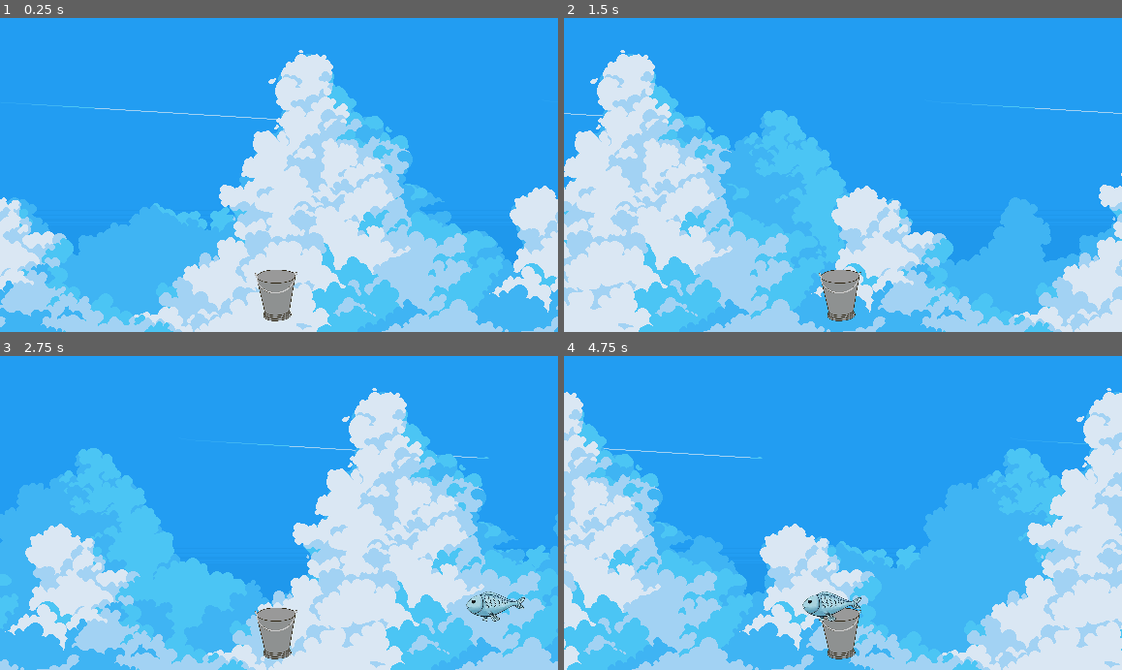
Above: before the commit, frames 1-4 (two rows, left to right).
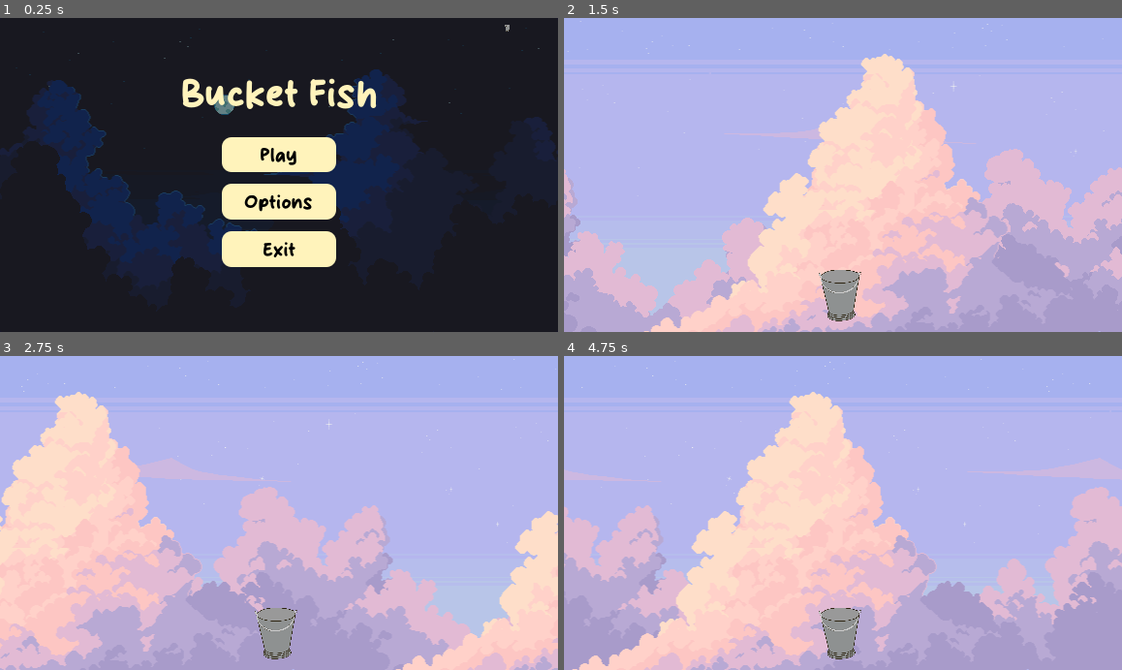
Above: after the commit, the same moments.

Repository: MustafaBioS/Bucket-Fish
Game: Godot game, scene res://Scenes/menu.tscn
Same seed, same stepped clock (60 frames per second), same inputs: the game is played once before the commit and once after it. Before the commit the project starts from res://Scenes/world.tscn.
Inputs (mouse positions are in pixels of both pictures, inside the frame that each line leads up to):
- Up to frame 1 (0.25 s): no input
- Up to frame 2 (1.5 s): click (843, 200) at 0.5 s, where only the run after the commit has a clickable "Options"; click (843, 156) at 1.25 s, where only the run after the commit has a clickable "Play"
- Up to frame 3 (2.75 s): tap Enter at 2 s; hold Right from 2.03 s (still down); tap A (a) at 2.1 s; tap Up at 2.27 s; tap D (d) at 2.3 s
- Up to frame 4 (4.75 s): tap D (d) at 2.85, 3.8, 4.35 s; tap Up at 3.02, 4.52 s; tap A (a) at 3.05, 3.6, 4.55 s; release Right at 3.53 s; hold Left 3.53-4.28 s; hold Right from 4.28 s (still down)

The runs differ from the first frame. In frame 1, 100% of the frame differs, in the area x 0-100%, y 0-100%; in frame 2, 98%; in frame 3, 98%; in frame 4, 99%.

Commit message:
ADD - Main Menu and Bucket Particles

Diff:
--- a/Scenes/menu.tscn
+++ b/Scenes/menu.tscn
@@ -1,4 +1,52 @@
-[gd_scene format=3 uid="uid://bcfjtb3wj5yvv"]
+[gd_scene load_steps=16 format=3 uid="uid://bcfjtb3wj5yvv"]
+
+[ext_resource type="Script" uid="uid://ddrfj654ua0nj" path="res://Scripts/menu.gd" id="1_wbdvm"]
+[ext_resource type="Script" uid="uid://bu46let2b103a" path="res://Scripts/parallax.gd" id="1_wwsa2"]
+[ext_resource type="Texture2D" uid="uid://c84kosmbb1b2n" path="res://Assets/free-sky-with-clouds-background-pixel-art-set/Clouds/Clouds 3/1.png" id="2_wwsa2"]
+[ext_resource type="Texture2D" uid="uid://b7ilfwtg16cop" path="res://Assets/free-sky-with-clouds-background-pixel-art-set/Clouds/Clouds 3/2.png" id="3_jsrd8"]
+[ext_resource type="Texture2D" uid="uid://bkv6aov24k1no" path="res://Assets/free-sky-with-clouds-background-pixel-art-set/Clouds/Clouds 3/3.png" id="4_wbdvm"]
+[ext_resource type="Texture2D" uid="uid://cr3u2gjf6aajp" path="res://Assets/free-sky-with-clouds-background-pixel-art-set/Clouds/Clouds 3/4.png" id="5_q3rjx"]
+[ext_resource type="FontFile" uid="uid://b83xwi28j7vqi" path="res://Assets/Fonts/Almond Milky.otf" id="6_jsrd8"]
+[ext_resource type="Texture2D" uid="uid://cqxfskpgdmomn" path="res://Assets/2d-bucket-cartoon-free-png.webp" id="8_q3rjx"]
+
+[sub_resource type="StyleBoxFlat" id="StyleBoxFlat_jsrd8"]
+bg_color = Color(1, 0.9529412, 0.73333335, 1)
+corner_radius_top_left = 10
+corner_radius_top_right = 10
+corner_radius_bottom_right = 10
+corner_radius_bottom_left = 10
+
+[sub_resource type="StyleBoxFlat" id="StyleBoxFlat_q3rjx"]
+bg_color = Color(0.99999994, 0.8915559, 0.39249247, 1)
+corner_radius_top_left = 10
+corner_radius_top_right = 10
+corner_radius_bottom_right = 10
+corner_radius_bottom_left = 10
+
+[sub_resource type="StyleBoxFlat" id="StyleBoxFlat_wbdvm"]
+bg_color = Color(1, 0.9347987, 0.6335725, 1)
+corner_radius_top_left = 10
+corner_radius_top_right = 10
+corner_radius_bottom_right = 10
+corner_radius_bottom_left = 10
+
+[sub_resource type="StyleBoxEmpty" id="StyleBoxEmpty_jsrd8"]
+
+[sub_resource type="Curve" id="Curve_q3rjx"]
+_data = [Vector2(0.3333333, 0.39325845), 0.0, 0.0, 0, 0, Vector2(0.95454544, 0.68539333), 0.0, 0.0, 0, 0]
+point_count = 2
+
+[sub_resource type="CurveTexture" id="CurveTexture_6swd7"]
+curve = SubResource("Curve_q3rjx")
+
+[sub_resource type="ParticleProcessMaterial" id="ParticleProcessMaterial_wbdvm"]
+particle_flag_disable_z = true
+emission_shape = 3
+emission_box_extents = Vector3(576, 10, 1)
+gravity = Vector3(0, 90, 0)
+scale_min = 0.02
+scale_max = 0.02
+scale_curve = SubResource("CurveTexture_6swd7")
 
 [node name="Menu" type="Control"]
 layout_mode = 3
@@ -7,3 +55,135 @@
 anchor_bottom = 1.0
 grow_horizontal = 2
 grow_vertical = 2
+script = ExtResource("1_wbdvm")
+
+[node name="ParallaxBackground" type="ParallaxBackground" parent="."]
+script = ExtResource("1_wwsa2")
+
+[node name="ParallaxLayer" type="ParallaxLayer" parent="ParallaxBackground"]
+motion_scale = Vector2(0.5, 0.5)
+motion_mirroring = Vector2(576, 0)
+
+[node name="Sprite2D" type="Sprite2D" parent="ParallaxBackground/ParallaxLayer"]
+texture = ExtResource("2_wwsa2")
+centered = false
+
+[node name="ParallaxLayer2" type="ParallaxLayer" parent="ParallaxBackground"]
+motion_mirroring = Vector2(576, 0)
+
+[node name="Sprite2D" type="Sprite2D" parent="ParallaxBackground/ParallaxLayer2"]
+texture = ExtResource("3_jsrd8")
+centered = false
+
+[node name="ParallaxLayer3" type="ParallaxLayer" parent="ParallaxBackground"]
+motion_scale = Vector2(1.5, 1.5)
+motion_mirroring = Vector2(576, 0)
+
+[node name="Sprite2D" type="Sprite2D" parent="ParallaxBackground/ParallaxLayer3"]
+texture = ExtResource("4_wbdvm")
+centered = false
+
+[node name="ParallaxLayer4" type="ParallaxLayer" parent="ParallaxBackground"]
+motion_scale = Vector2(2, 2)
+motion_mirroring = Vector2(576, 0)
+
+[node name="Sprite2D" type="Sprite2D" parent="ParallaxBackground/ParallaxLayer4"]
+texture = ExtResource("5_q3rjx")
+centered = false
+
+[node name="Overlay" type="Panel" parent="."]
+modulate = Color(1, 1, 1, 0.84313726)
+layout_mode = 1
+anchors_preset = 15
+anchor_right = 1.0
+anchor_bottom = 1.0
+grow_horizontal = 2
+grow_vertical = 2
+
+[node name="Title" type="Label" parent="."]
+layout_mode = 1
+anchors_preset = 5
+anchor_left = 0.5
+anchor_right = 0.5
+offset_left = -102.0
+offset_top = 53.0
+offset_right = 102.0
+offset_bottom = 102.0
+grow_horizontal = 2
+theme_override_colors/font_color = Color(1, 0.9529412, 0.73333335, 1)
+theme_override_fonts/font = ExtResource("6_jsrd8")
+theme_override_font_sizes/font_size = 40
+text = "Bucket Fish"
+
+[node name="VBoxContainer" type="VBoxContainer" parent="."]
+layout_mode = 1
+anchors_preset = 8
+anchor_left = 0.5
+anchor_top = 0.5
+anchor_right = 0.5
+anchor_bottom = 0.5
+offset_left = -59.0
+offset_top = -39.0
+offset_right = 59.0
+offset_bottom = 95.0
+grow_horizontal = 2
+grow_vertical = 2
+theme_override_constants/separation = 12
+
+[node name="Button" type="Button" parent="VBoxContainer"]
+layout_mode = 2
+size_flags_vertical = 3
+theme_override_colors/font_color = Color(0, 0, 0, 1)
+theme_override_colors/font_focus_color = Color(0, 0, 0, 1)
+theme_override_colors/font_pressed_color = Color(0, 0, 0, 1)
+theme_override_colors/font_hover_color = Color(0, 0, 0, 1)
+theme_override_colors/font_hover_pressed_color = Color(0, 0, 0, 1)
+theme_override_fonts/font = ExtResource("6_jsrd8")
+theme_override_font_sizes/font_size = 20
+theme_override_styles/normal = SubResource("StyleBoxFlat_jsrd8")
+theme_override_styles/pressed = SubResource("StyleBoxFlat_q3rjx")
+theme_override_styles/hover = SubResource("StyleBoxFlat_wbdvm")
+theme_override_styles/focus = SubResource("StyleBoxEmpty_jsrd8")
+text = "Play"
+
+[node name="Button2" type="Button" parent="VBoxContainer"]
+layout_mode = 2
+size_flags_vertical = 3
+theme_override_colors/font_color = Color(0, 0, 0, 1)
+theme_override_colors/font_focus_color = Color(0, 0, 0, 1)
+theme_override_colors/font_pressed_color = Color(0, 0, 0, 1)
+theme_override_colors/font_hover_color = Color(0, 0, 0, 1)
+theme_override_colors/font_hover_pressed_color = Color(0, 0, 0, 1)
+theme_override_fonts/font = ExtResource("6_jsrd8")
+theme_override_font_sizes/font_size = 20
+theme_override_styles/normal = SubResource("StyleBoxFlat_jsrd8")
+theme_override_styles/pressed = SubResource("StyleBoxFlat_q3rjx")
+theme_override_styles/hover = SubResource("StyleBoxFlat_wbdvm")
+theme_override_styles/focus = SubResource("StyleBoxEmpty_jsrd8")
+text = "Options"
+
+[node name="Button3" type="Button" parent="VBoxContainer"]
+layout_mode = 2
+size_flags_vertical = 3
+theme_override_colors/font_color = Color(0, 0, 0, 1)
+theme_override_colors/font_focus_color = Color(0, 0, 0, 1)
+theme_override_colors/font_pressed_color = Color(0, 0, 0, 1)
+theme_override_colors/font_hover_color = Color(0, 0, 0, 1)
+theme_override_colors/font_hover_pressed_color = Color(0, 0, 0, 1)
+theme_override_fonts/font = ExtResource("6_jsrd8")
+theme_override_font_sizes/font_size = 20
+theme_override_styles/normal = SubResource("StyleBoxFlat_jsrd8")
+theme_override_styles/pressed = SubResource("StyleBoxFlat_q3rjx")
+theme_override_styles/hover = SubResource("StyleBoxFlat_wbdvm")
+theme_override_styles/focus = SubResource("StyleBoxEmpty_jsrd8")
+text = "Exit"
+
+[node name="GPUParticles2D" type="GPUParticles2D" parent="."]
+amount = 50
+texture = ExtResource("8_q3rjx")
+lifetime = 3.0
+process_material = SubResource("ParticleProcessMaterial_wbdvm")
+
+[connection signal="pressed" from="VBoxContainer/Button" to="." method="_on_button_pressed"]
+[connection signal="pressed" from="VBoxContainer/Button2" to="." method="_on_button_2_pressed"]
+[connection signal="pressed" from="VBoxContainer/Button3" to="." method="_on_button_3_pressed"]
--- a/Scenes/world.tscn
+++ b/Scenes/world.tscn
@@ -1,12 +1,12 @@
 [gd_scene load_steps=9 format=3 uid="uid://b1g550dy3104k"]
 
-[ext_resource type="Texture2D" uid="uid://c3ajkxqb2txas" path="res://Assets/free-sky-with-clouds-background-pixel-art-set/Clouds/Clouds 1/1.png" id="1_8j60k"]
 [ext_resource type="Script" uid="uid://bu46let2b103a" path="res://Scripts/parallax.gd" id="1_o06y3"]
-[ext_resource type="Texture2D" uid="uid://bhvpnjepvukv6" path="res://Assets/free-sky-with-clouds-background-pixel-art-set/Clouds/Clouds 1/2.png" id="2_fo5ed"]
 [ext_resource type="Script" uid="uid://t3sjvg86x1y" path="res://Scripts/fish_spawner.gd" id="2_o06y3"]
-[ext_resource type="Texture2D" uid="uid://bpeetaj6gxq2c" path="res://Assets/free-sky-with-clouds-background-pixel-art-set/Clouds/Clouds 1/3.png" id="3_5ukr8"]
-[ext_resource type="Texture2D" uid="uid://4mdtncwlo0ya" path="res://Assets/free-sky-with-clouds-background-pixel-art-set/Clouds/Clouds 1/4.png" id="4_o06y3"]
+[ext_resource type="Texture2D" uid="uid://bhar0os214a76" path="res://Assets/free-sky-with-clouds-background-pixel-art-set/Clouds/Clouds 2/1.png" id="4_o06y3"]
 [ext_resource type="PackedScene" uid="uid://d38u20l4vpyqy" path="res://Scenes/player.tscn" id="5_fo5ed"]
+[ext_resource type="Texture2D" uid="uid://dgkp56xtv1hoq" path="res://Assets/free-sky-with-clouds-background-pixel-art-set/Clouds/Clouds 2/2.png" id="5_k7acu"]
+[ext_resource type="Texture2D" uid="uid://1xqw1d3r8rmg" path="res://Assets/free-sky-with-clouds-background-pixel-art-set/Clouds/Clouds 2/3.png" id="6_5v1tr"]
+[ext_resource type="Texture2D" uid="uid://sm7t0fuwl13p" path="res://Assets/free-sky-with-clouds-background-pixel-art-set/Clouds/Clouds 2/4.png" id="7_0fj1v"]
 
 [sub_resource type="RectangleShape2D" id="RectangleShape2D_o06y3"]
 size = Vector2(24, 332)
@@ -44,14 +44,14 @@
 motion_mirroring = Vector2(576, 0)
 
 [node name="Sprite2D" type="Sprite2D" parent="ParallaxBackground/ParallaxLayer"]
-texture = ExtResource("1_8j60k")
+texture = ExtResource("4_o06y3")
 centered = false
 
 [node name="ParallaxLayer2" type="ParallaxLayer" parent="ParallaxBackground"]
 motion_mirroring = Vector2(576, 0)
 
 [node name="Sprite2D" type="Sprite2D" parent="ParallaxBackground/ParallaxLayer2"]
-texture = ExtResource("2_fo5ed")
+texture = ExtResource("5_k7acu")
 centered = false
 
 [node name="ParallaxLayer3" type="ParallaxLayer" parent="ParallaxBackground"]
@@ -59,7 +59,7 @@
 motion_mirroring = Vector2(576, 0)
 
 [node name="Sprite2D" type="Sprite2D" parent="ParallaxBackground/ParallaxLayer3"]
-texture = ExtResource("3_5ukr8")
+texture = ExtResource("6_5v1tr")
 centered = false
 
 [node name="ParallaxLayer4" type="ParallaxLayer" parent="ParallaxBackground"]
@@ -67,7 +67,7 @@
 motion_mirroring = Vector2(576, 0)
 
 [node name="Sprite2D" type="Sprite2D" parent="ParallaxBackground/ParallaxLayer4"]
-texture = ExtResource("4_o06y3")
+texture = ExtResource("7_0fj1v")
 centered = false
 
 [node name="Borders" type="StaticBody2D" parent="."]
--- /dev/null
+++ b/Scripts/menu.gd
@@ -0,0 +1,11 @@
+extends Control
+
+
+func _on_button_pressed() -> void:
+	get_tree().change_scene_to_file("res://Scenes/world.tscn")
+
+func _on_button_2_pressed() -> void:
+	pass # Replace with function body.daa
+
+func _on_button_3_pressed() -> void:
+	get_tree().quit()
--- a/project.godot
+++ b/project.godot
@@ -11,7 +11,7 @@
 [application]
 
 config/name="Bucket Fish"
-run/main_scene="uid://b1g550dy3104k"
+run/main_scene="uid://bcfjtb3wj5yvv"
 config/features=PackedStringArray("4.5", "Mobile")
 config/icon="res://icon.svg"
 
Binary file added: Assets/Fonts/Almond Milky.otf
Not shown, added: Assets/Fonts/Almond Milky.otf.import
Not shown, added: Scripts/menu.gd.uid
